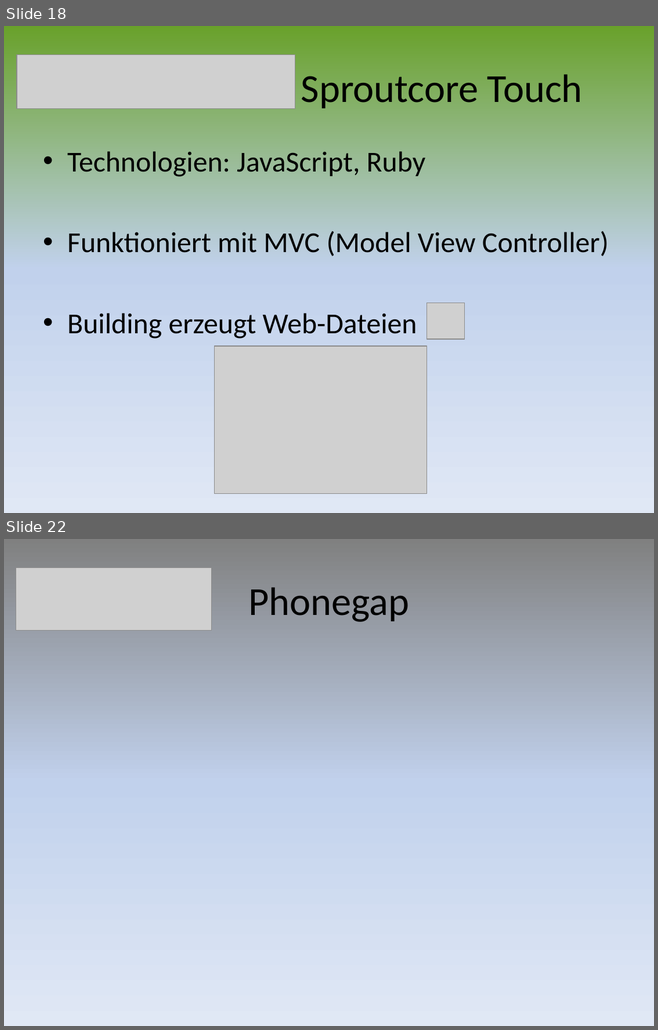
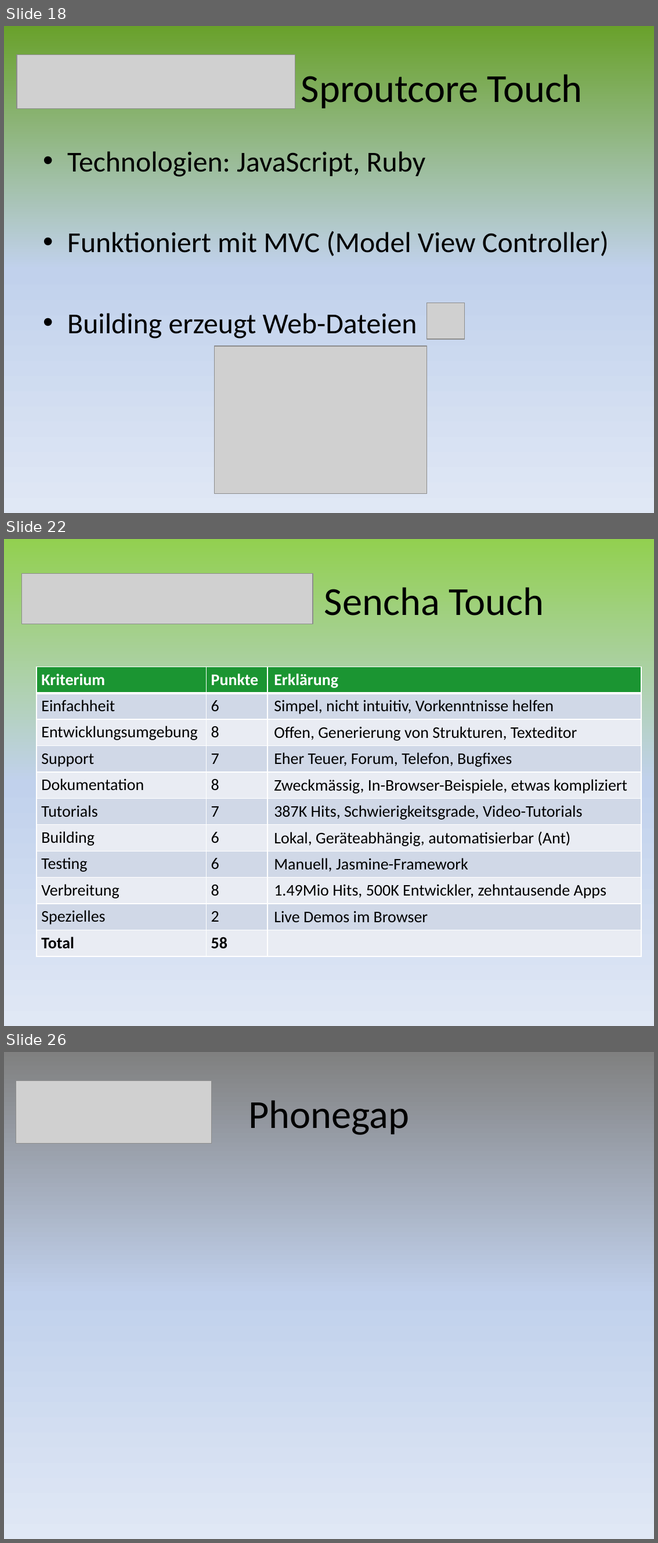
Before and after one commit to mtwords/hand-held, a slide deck: Documents/10_Frameworks_Presentation.pptx. Shown one above the other, each under a label of ours: slides 18 and 22 before the commit, slides 18, 22 and 26 after it; the slides between them are not shown. The pictures are 658x1030 and 658x1543 pixels, drawn with LibreOffice and Linux fonts; fonts in the diff are those of the drawing; grey boxes stand for pictures. Boxes give left, top, right and bottom in pixels: in the first picture for what was removed or moved away, otherwise in the second. Text is boxed around its words. In the diff, an @@ line names an element or a change of style, - is before the commit and + after.

```diff
--- a/Documents/10_Frameworks_Presentation.pptx
+++ b/Documents/10_Frameworks_Presentation.pptx
@@ slide 22 added at box(4, 539, 654, 1026), background gradient #92D050 to #C2D1ED to #E1E8F5 @@
@@ picture added at box(22, 573, 313, 624) @@
@@ title added at box(324, 587, 543, 616), 44 pt, text #000000 @@
+Sencha Touch
@@ table added at box(36, 667, 641, 957), 11 rows, 3 columns @@
+Kriterium | Punkte | Erklärung
+Einfachheit | 6 | Simpel, nicht intuitiv, Vorkenntnisse helfen
+Entwicklungsumgebung | 8 | Offen, Generierung von Strukturen, Texteditor
+Support | 7 | Eher Teuer, Forum, Telefon, Bugfixes
+Dokumentation | 8 | Zweckmässig, In-Browser-Beispiele, etwas kompliziert
+Tutorials | 7 | 387K Hits, Schwierigkeitsgrade, Video-Tutorials
+Building | 6 | Lokal, Geräteabhängig, automatisierbar (Ant)
+Testing | 6 | Manuell, Jasmine-Framework
+Verbreitung | 8 | 1.49Mio Hits, 500K Entwickler, zehntausende Apps
+Spezielles | 2 | Live Demos im Browser
+Total | 58 | 
@@ what was slide 22 is now slide 26 @@
```
Also in this commit, not shown: 2 slides changed, 4 other slides added, 1 slide removed.
